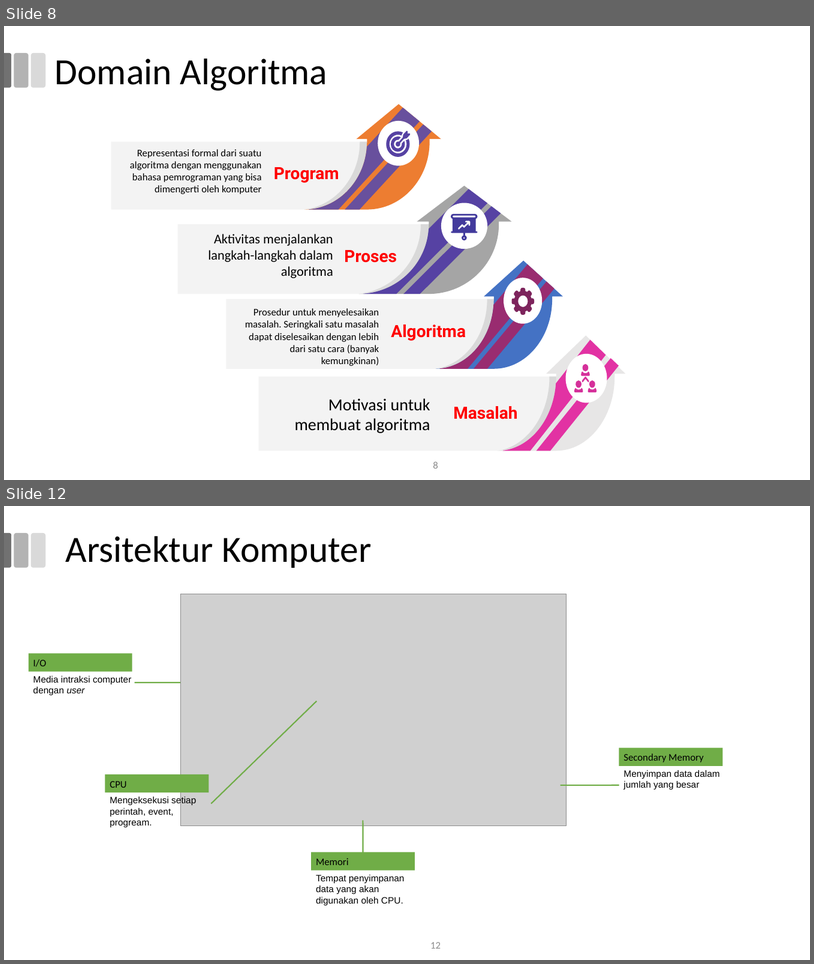
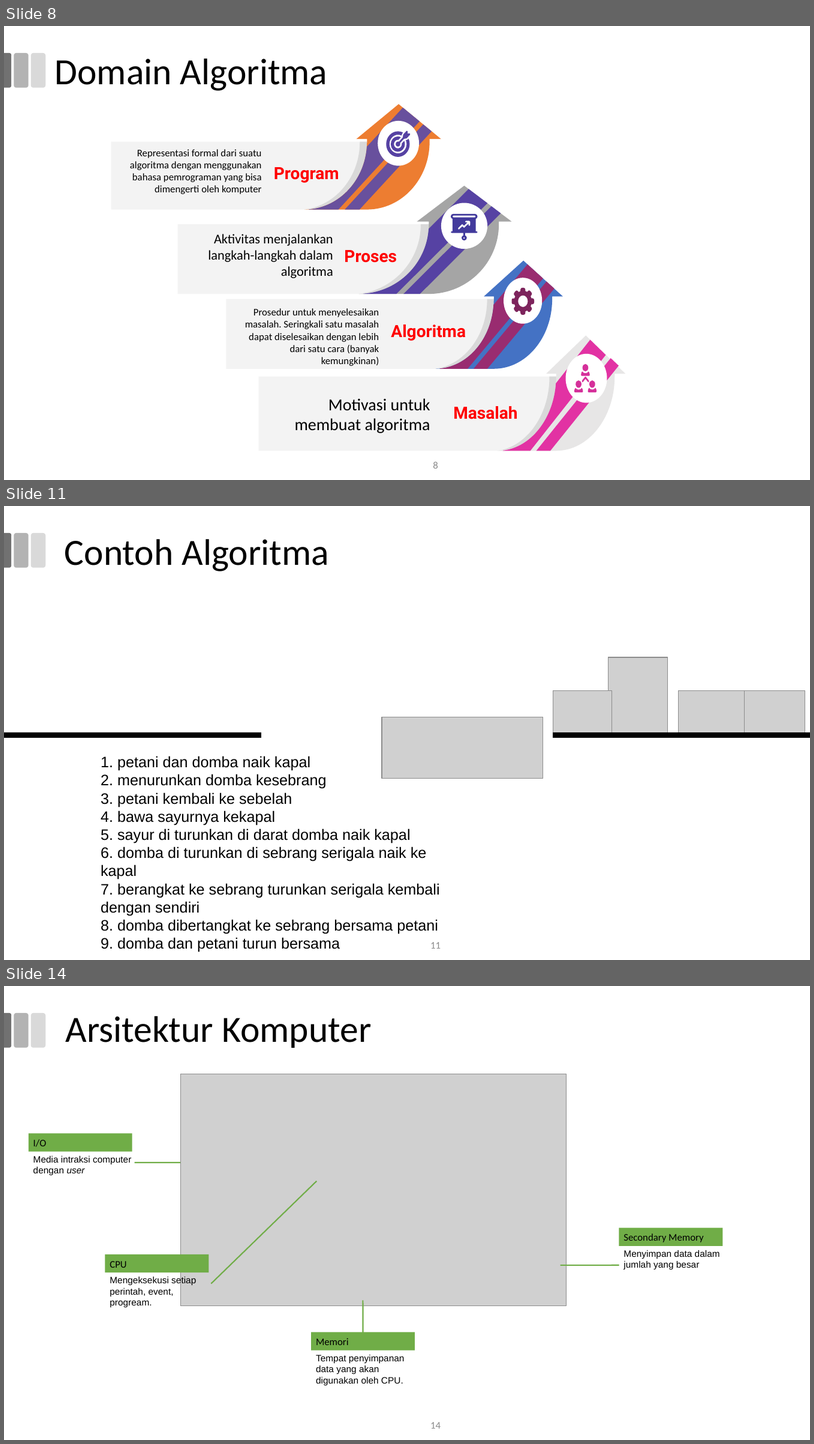
Before and after one commit to miftanurfarid/algoritme_pemrograman, a slide deck: slide/pertemuan_01/pertemuan_01.odp. Shown one above the other, each under a label of ours: slides 8 and 12 before the commit, slides 8, 11 and 14 after it; the slides between them are not shown. The pictures are 814x964 and 814x1444 pixels, drawn with LibreOffice and Linux fonts; fonts in the diff are those of the drawing; grey boxes stand for pictures; background and template pictures are left out. Boxes give left, top, right and bottom in pixels: in the first picture for what was removed or moved away, otherwise in the second. Text is boxed around its words. In the diff, an @@ line names an element or a change of style, - is before the commit and + after.

```diff
--- a/slide/pertemuan_01/pertemuan_01.odp
+++ b/slide/pertemuan_01/pertemuan_01.odp
@@ slide 11 added at box(4, 506, 810, 960), background #FFFFFF; not listed: 3 template elements that a slide beside it also shows @@
@@ title added at box(65, 539, 330, 571), 44 pt, text #000000 @@
+Contoh Algoritma
@@ picture added at box(609, 657, 668, 733) @@
@@ picture added at box(553, 691, 612, 736) @@
@@ picture added at box(679, 691, 745, 736) @@
@@ picture added at box(745, 691, 806, 733) @@
@@ picture added at box(382, 717, 543, 778) @@
@@ rectangle added at box(4, 733, 261, 738), fill #000000, outline #000000 0 pt @@
@@ rectangle added at box(553, 733, 810, 738), fill #000000, outline #000000 0 pt @@
@@ text added at box(101, 756, 440, 952), 18 pt, text #000000 @@
+1. petani dan domba naik kapal
+2. menurunkan domba kesebrang
+3. petani kembali ke sebelah
+4. bawa sayurnya kekapal
+5. sayur di turunkan di darat domba naik kapal
+6. domba di turunkan di sebrang serigala naik ke kapal
+7. berangkat ke sebrang turunkan serigala kembali dengan sendiri
+8. domba dibertangkat ke sebrang bersama petani
+9. domba dan petani turun bersama
@@ page number added at box(431, 942, 441, 948), 12 pt, text #8B8B8B @@
+11
@@ what was slide 12 is now slide 14 @@
@@ page number at box(431, 1422, 441, 1428): text changed @@
-12
+14
```
Also in this commit, not shown: 3 slides changed, 1 other slide added, 1 other file.
